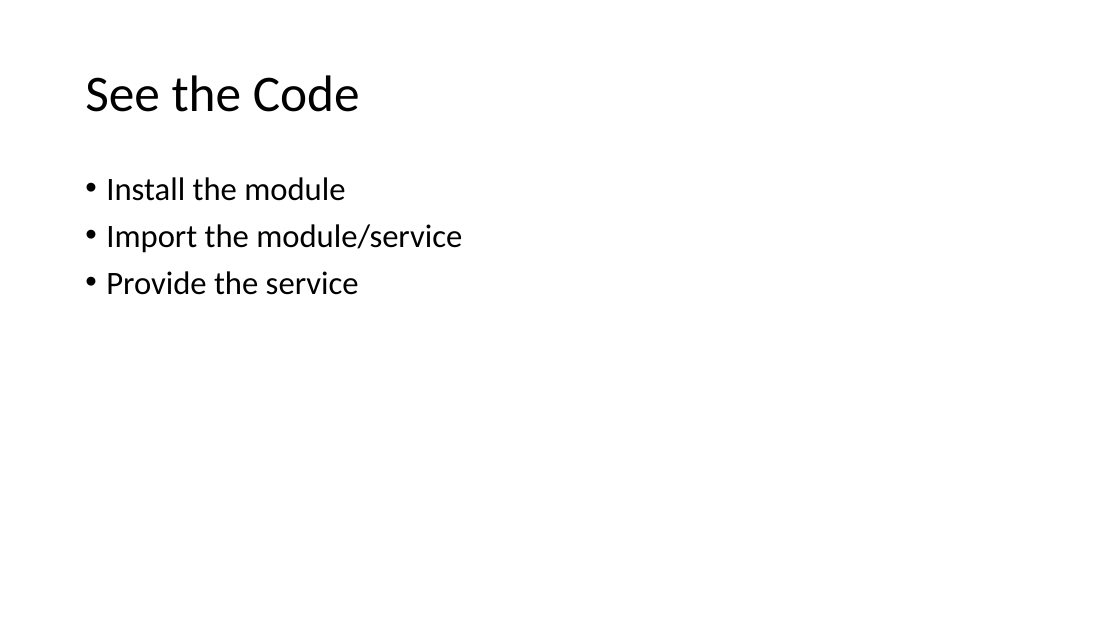
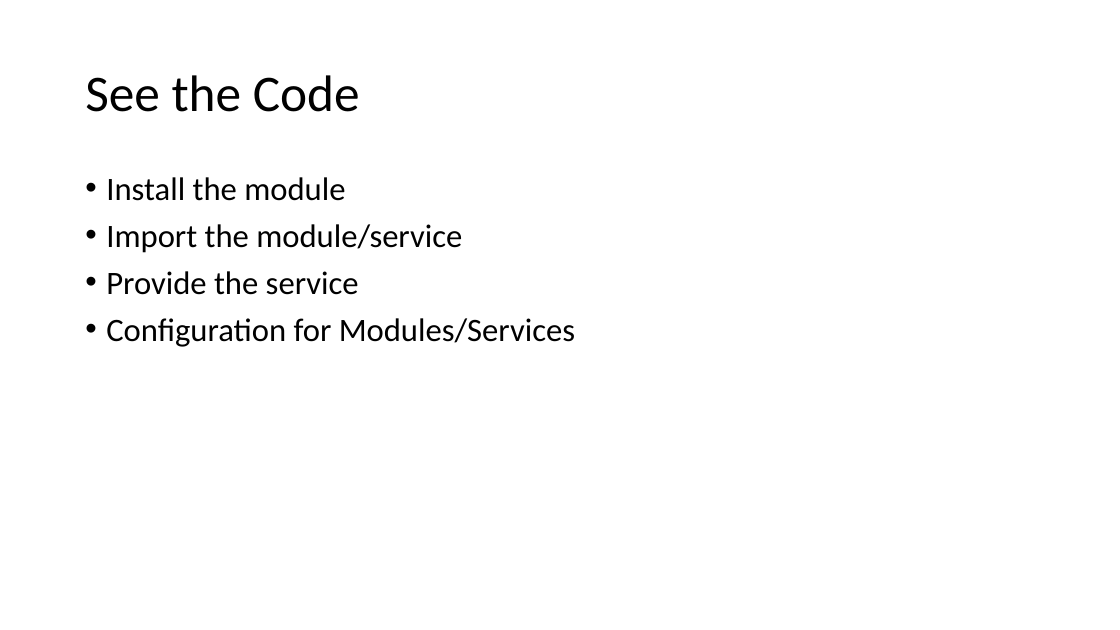
Before and after one commit to buildmotion/custom-angular-modules, a slide deck: slide 40 of presentation/custom-angular-modules.pptx (slide 39 before the commit). Drawn at 1120x630 pixels with LibreOffice and Linux fonts; fonts in the diff are those of the drawing. Boxes give left, top, right and bottom in pixels: in the first picture for what was removed or moved away, otherwise in the second. Text is boxed around its words. In the diff, an @@ line names an element or a change of style, - is before the commit and + after.

```diff
--- a/presentation/custom-angular-modules.pptx
+++ b/presentation/custom-angular-modules.pptx
@@ text at [106, 318, 575, 347]: paragraph added @@
+• Configuration for Modules/Services
```
Also in this commit, not shown: 5 other slides changed, 1 slide added, 3 slides removed, 2 other files.
